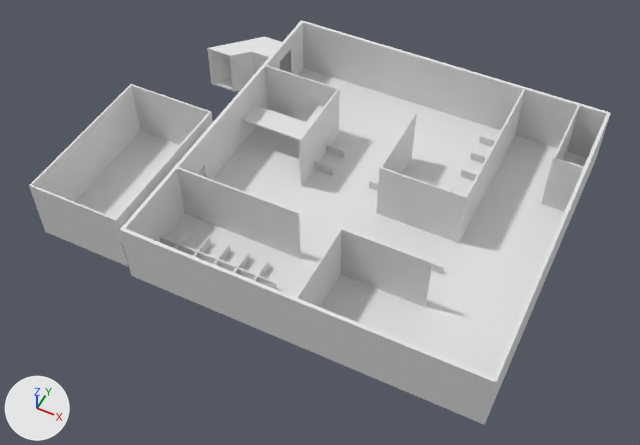
What one commit did to the FBX model Unity/WatcherUnity/Assets/Blender Objects/Puzzles/PuzzleOne.fbx.
Both versions are drawn from a 50 mm camera at (68.1, -176.3, 205.9) aimed at (-14.4, -11.4, -0.3). Lighting does not change. The marker at lower left points along +X, +Y and +Z. Where no turn or scale is listed for an object, it has been applied to the vertices. Vertices at the same position are counted once.
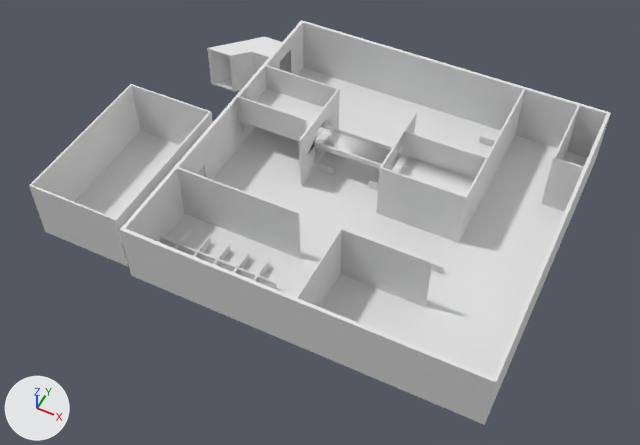
Changed parts and their boxes [x1, y1, x2, y2] in the pictures (640 x 445 px):
part 1 of me_cube_001, built on
    before: [254, 89, 403, 170]
    after: [238, 89, 486, 196]

The change in detail:
me_cube_001 is used by ob_cube; location (0.0, 0.0, -0.3).
me_cube_001 had 3917 vertices, 3923 faces and spanned x -88.6..55.0, y -55.0..55.0, z -0.3..20.3.
me_cube_001 now has 4060 vertices, 4121 faces and spans x -88.6..55.0, y -55.0..55.0, z -0.3..20.3.
Part 1, on me_cube_001:
17 faces are deleted.
8 vertices are added at x 8.8..18.1, y 18.2, z 10.0..10.6.
15 new vertices lie (0.0, 0.6, 0.0) away from vertices in x -53.9..-30.7, y 17.7, z 10.0..10.6.
12 new vertices lie (8.5, 0.0, 0.0) away from vertices in x 0.3, y 8.9..18.3, z 10.0..20.3.
12 new vertices lie (0.5, 0.0, 0.0) away from vertices in x 8.8, y 8.9..18.3, z 10.0..20.3.
12 new vertices lie (-8.6, 0.0, 0.0) away from vertices in x 26.7, y 8.9..18.3, z 10.0..20.3.
12 new vertices lie (8.3, 0.0, 0.0) away from vertices in x 9.3, y 8.9..18.3, z 10.0..20.3.
8 new vertices lie (6.4, 0.0, 0.0) away from vertices in x -53.9, y 8.9..9.4, z 10.0..20.3.
8 new vertices lie (0.5, 0.0, 0.0) away from vertices in x -47.5, y 8.9..9.4, z 10.0..20.3.
8 new vertices lie (6.2, 0.0, 0.0) away from vertices in x -47.0, y 8.9..9.4, z 10.0..20.3.
8 new vertices lie (0.5, 0.0, 0.0) away from vertices in x -40.8, y 8.9..9.4, z 10.0..20.3.
8 new vertices lie (6.1, 0.0, 0.0) away from vertices in x -40.3, y 8.9..9.4, z 10.0..20.3.
8 new vertices lie (0.6, 0.0, 0.0) away from vertices in x -34.2, y 8.9..9.4, z 10.0..20.3.
8 new vertices lie (-3.0, 0.0, 0.0) away from vertices in x -27.2, y 8.9..9.4, z 10.0..20.3.
8 new vertices lie (2.9, 0.0, 0.0) away from vertices in x -33.6, y 8.9..9.4, z 10.0..20.3.
8 new vertices lie (0.0, 0.0, 1.5) away from vertices in x -26.7..-0.3, y 8.9..18.3, z 10.6.
183 new faces join them, mat_walls (white #e7e7e7).
32 new faces join them, mat_floor (white #e7e7e7).
